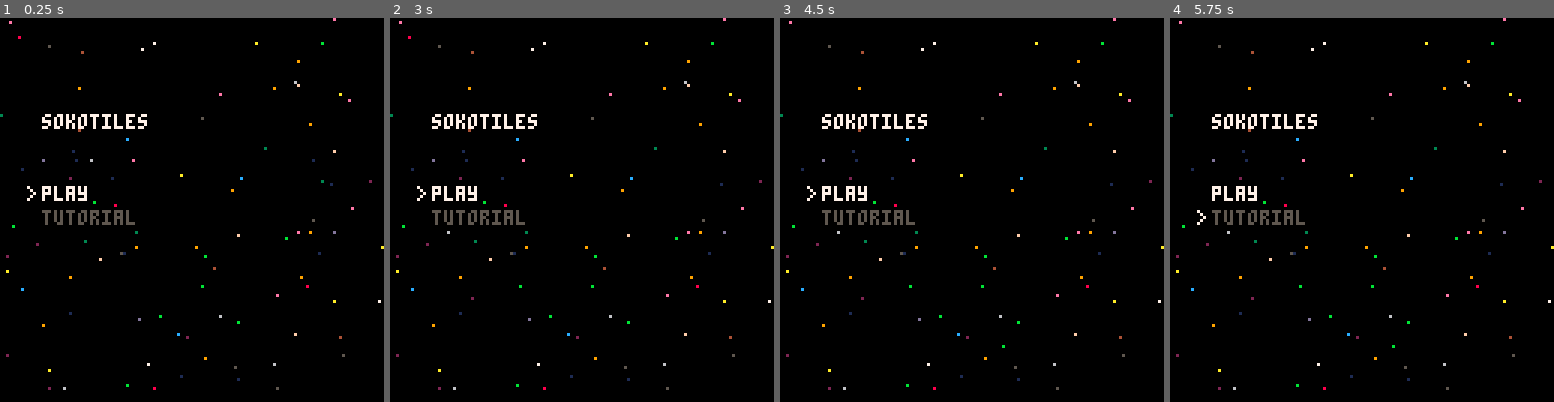
Above: before the commit, frames 1-4 (left to right).
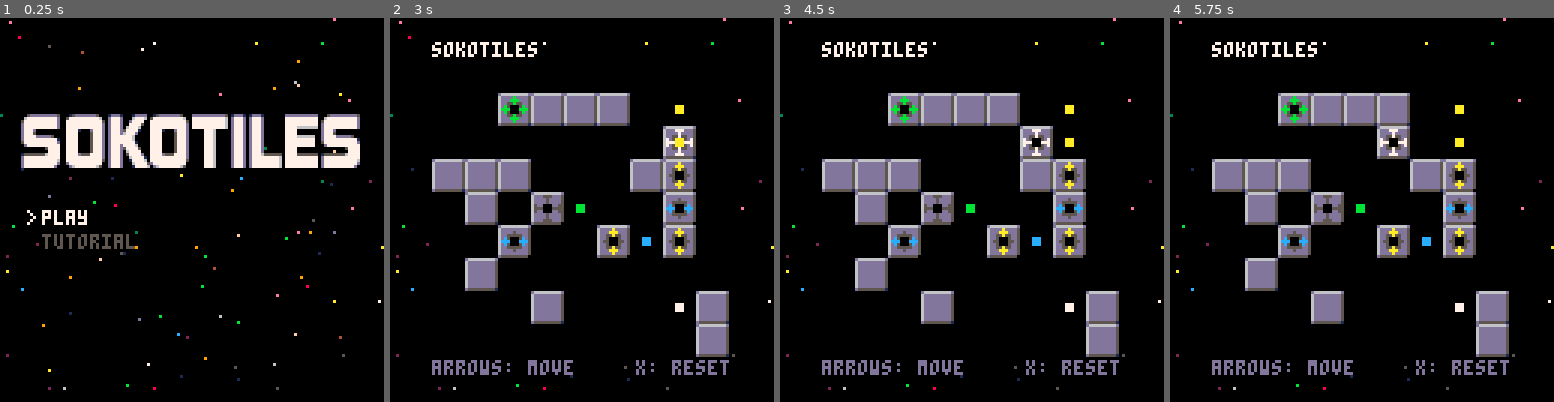
Above: after the commit, the same moments.

Repository: schoblaska/pico-8
Game: PICO-8 cartridge src/sokotiles.p8
Same seed, same stepped clock (60 frames per second), same inputs: the game is played once before the commit and once after it.
Inputs:
- Up to frame 1 (0.25 s): no input
- Up to frame 2 (3 s): tap O (Z key) at 0.33, 0.7, 1.43, 2.22 s; tap X (X key) at 1.07, 2.07, 2.4, 2.73 s; hold Left 1.97-2.37 s; hold Down 2.42-2.82 s; hold Right from 2.87 s (still down)
- Up to frame 3 (4.5 s): tap X (X key) every 0.33 s from 3.07 to 4.4 s; tap O (Z key) at 3.1, 3.98 s; release Right at 3.53 s; hold Up 3.58-4.08 s; hold Right from 4.13 s (still down)
- Up to frame 4 (5.75 s): release Right at 4.53 s; hold Down 4.58-5.08 s; tap X (X key) every 0.33 s from 4.73 to 5.73 s; tap O (Z key) at 4.87 s; hold Left from 5.13 s (still down)

The runs differ from the first frame. In frame 1, 10% of the frame differs, in the area x 5-94%, y 25-61%; in frame 2, 17%; in frame 3, 17%; in frame 4, 17%, in the area x 7-90%, y 6-93%.

Commit message:
wrap up title screen

Diff:
--- a/src/sokotiles.p8
+++ b/src/sokotiles.p8
@@ -10,6 +10,11 @@
 #include sokotiles/gamelogic.lua
 
 function _init()
+  load_level()
+  set_scene("title")
+end
+
+function load_level()
   board = {
     { ".", ".", ".", ".", ".", ".", ".", ".", "." },
     { ".", ".", ".", ".", ".", ".", ".", "y", "." },
@@ -33,8 +38,6 @@
     { ".", ".", ".", "E", ".", ".", ".", ".", "E" },
     { ".", ".", ".", ".", ".", ".", ".", ".", "E" }
   }
-
-  set_scene("title")
 end
 
 function _update()
@@ -58,7 +61,7 @@
     elseif btnp(3) then
       move_if_able(px, py, 0, 1, false, false)
     elseif btnp(5) and not is_won() then
-      _init()
+      load_level()
     end
   end
 end
--- a/src/sokotiles/draw.lua
+++ b/src/sokotiles/draw.lua
@@ -129,10 +129,10 @@
 end
 
 function draw_title()
-  local menu_xy = { x = 14, y = 56 }
+  local menu_xy = { x = 14, y = 64 }
 
   draw_stars(100, 1)
-  draw_text("sokotiles", 14, 32, 7, 0)
+  sspr(0, 109, 128, 18, 0, 32)
   draw_text("play", menu_xy.x, menu_xy.y, 7, 0)
   draw_text("tutorial", menu_xy.x, menu_xy.y + 8, 5, 0)
   draw_text(">", menu_xy.x - 5, menu_xy.y + title_menu_selection * 8, 7, 0)
Not shown, changed: 104 lines of the sprite sheet (__gfx__) section of src/sokotiles.p8
